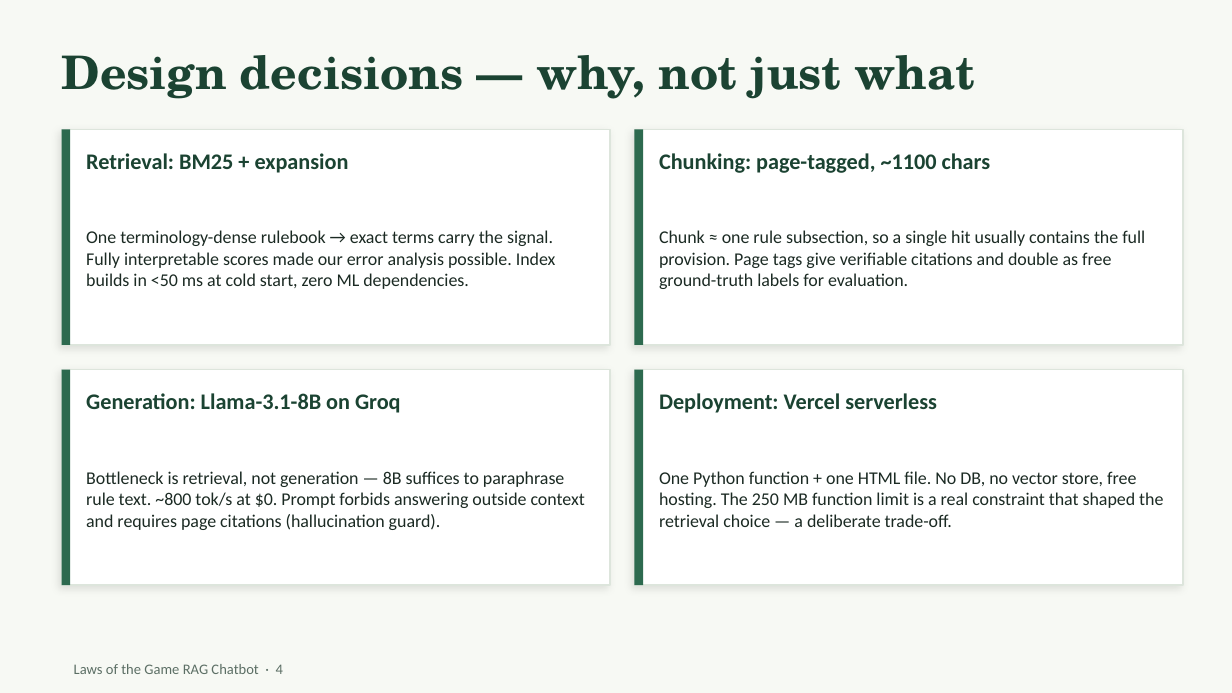
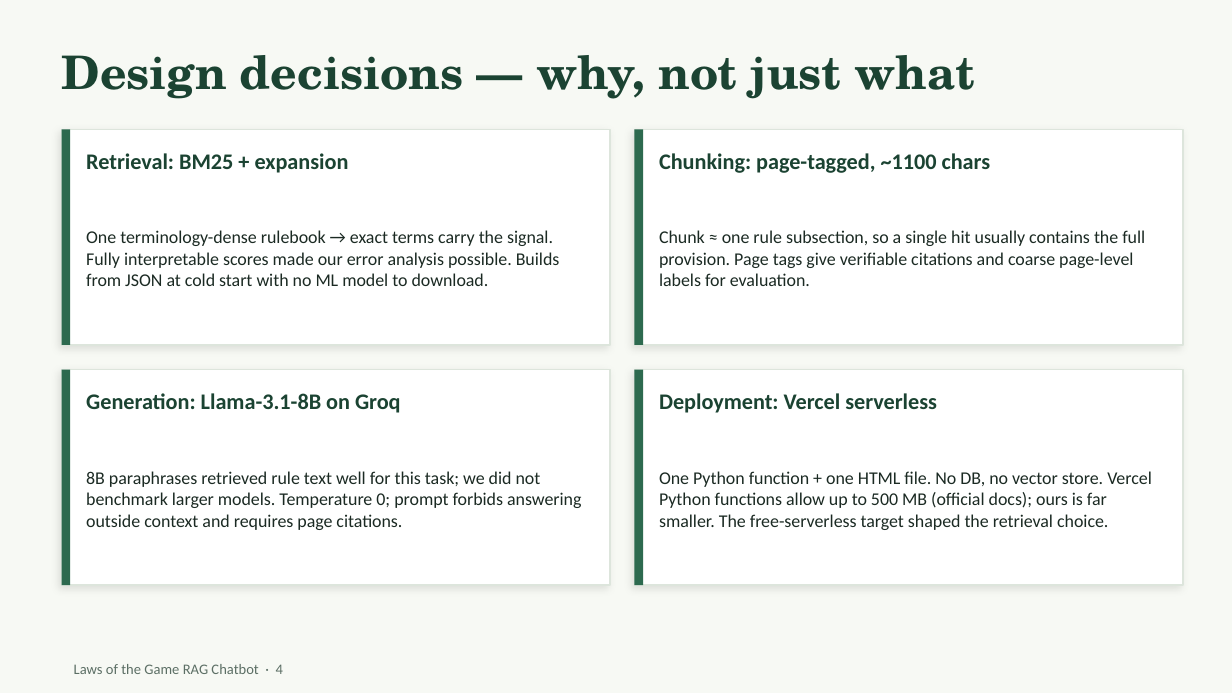
Before and after one commit to harish885/fifa-rag-chatbot, a slide deck: slide 4 of laws_rag_presentation.pptx. Drawn at 1232x693 pixels with LibreOffice and Linux fonts; fonts in the diff are those of the drawing. Boxes give left, top, right and bottom in pixels: in the first picture for what was removed or moved away, otherwise in the second. Text is boxed around its words. In the diff, an @@ line names an element or a change of style, - is before the commit and + after.

Commit message:
Production & academic hardening pass
- rag/ reusable retrieval core (shared by API, eval, notebook, tests)
- fix token-boundary query expansion (keeper/var bug) + history-aware retrieval
- page-diverse retrieval; cleaned sentence-aware ingestion; regenerate chunks
- rename Recall@k -> Page Hit Rate@k; richer results.json; dev-set metadata
- answer-level eval harness + deterministic citation checks; corpus provenance
- API hardening (typed models, status, citation-validated sources, timeouts)
- patch Starlette CVE-2026-48710 (fastapi 0.136.3); split deploy/dev reqs
- 77 tests + CI (pytest, eval regression, notebook, pip-audit)
- rewrite README, notebook, slide deck (correct metrics/claims)

```diff
--- a/laws_rag_presentation.pptx
+++ b/laws_rag_presentation.pptx
@@ text at box(86, 230, 560, 286): text changed @@
-One terminology-dense rulebook → exact terms carry the signal. Fully interpretable scores made our error analysis possible. Index builds in <50 ms at cold start, zero ML dependencies.
+One terminology-dense rulebook → exact terms carry the signal. Fully interpretable scores made our error analysis possible. Builds from JSON at cold start with no ML model to download.
@@ text at box(659, 230, 1145, 286): text changed @@
-Chunk ≈ one rule subsection, so a single hit usually contains the full provision. Page tags give verifiable citations and double as free ground-truth labels for evaluation.
+Chunk ≈ one rule subsection, so a single hit usually contains the full provision. Page tags give verifiable citations and coarse page-level labels for evaluation.
@@ text at box(86, 471, 581, 530): text changed @@
-Bottleneck is retrieval, not generation — 8B suffices to paraphrase rule text. ~800 tok/s at $0. Prompt forbids answering outside context and requires page citations (hallucination guard).
+8B paraphrases retrieved rule text well for this task; we did not benchmark larger models. Temperature 0; prompt forbids answering outside context and requires page citations.
@@ text at box(659, 471, 1152, 530): text changed @@
-One Python function + one HTML file. No DB, no vector store, free hosting. The 250 MB function limit is a real constraint that shaped the retrieval choice — a deliberate trade-off.
+One Python function + one HTML file. No DB, no vector store. Vercel Python functions allow up to 500 MB (official docs); ours is far smaller. The free-serverless target shaped the retrieval choice.
```
Also in this commit, not shown: 9 other slides changed, 2 slides added, 44 other files.
